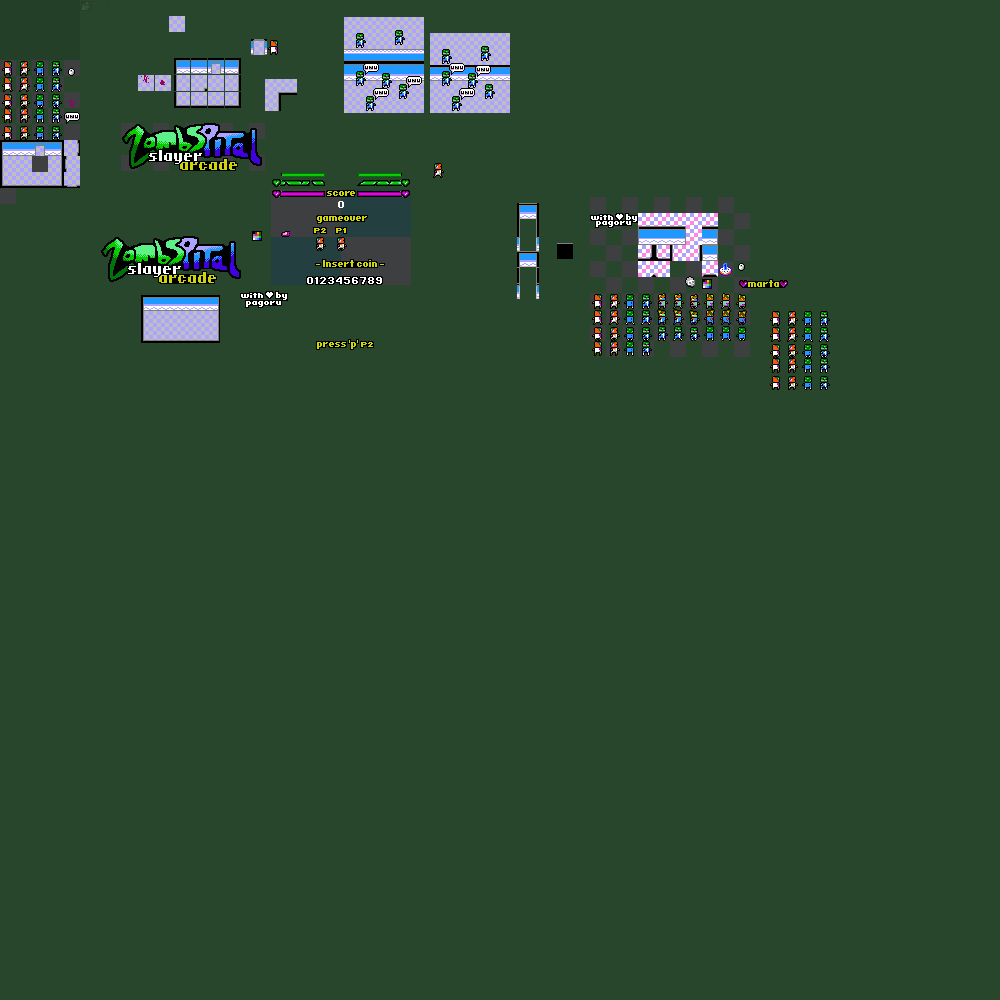
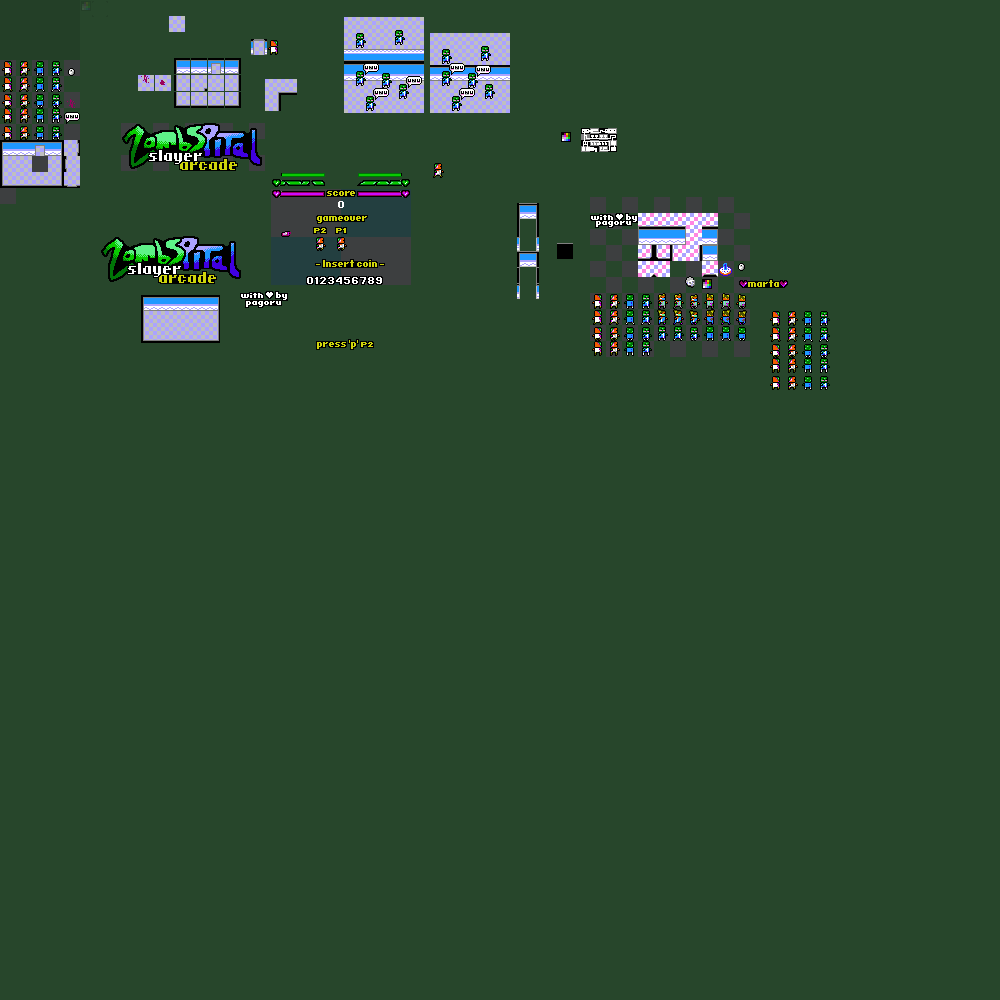
The second 1000px x 1000px image is a revision of the first. Changes to its layers:
painted on "hazard_mask #1" over [252,128,617,241]
